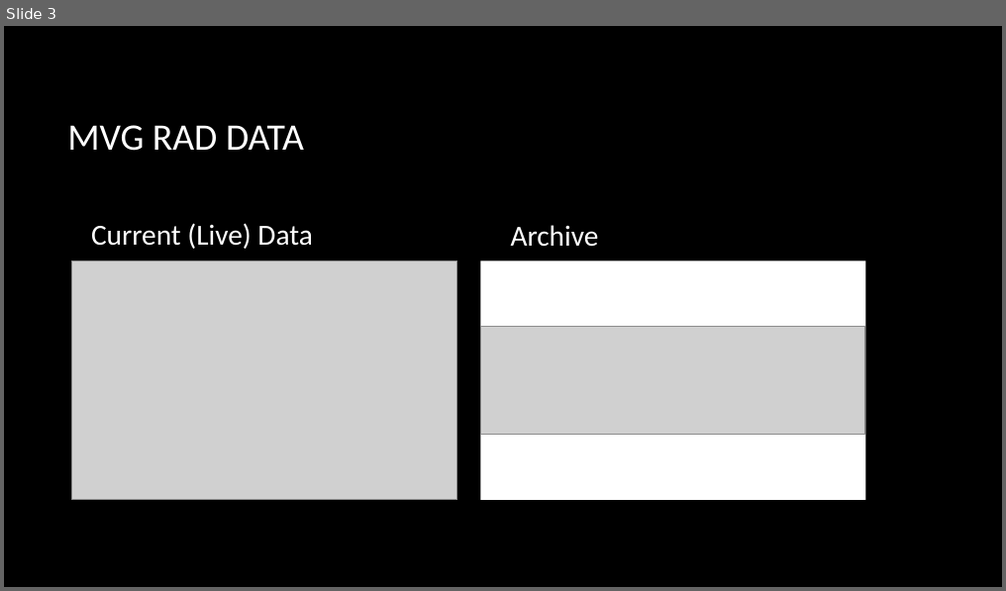
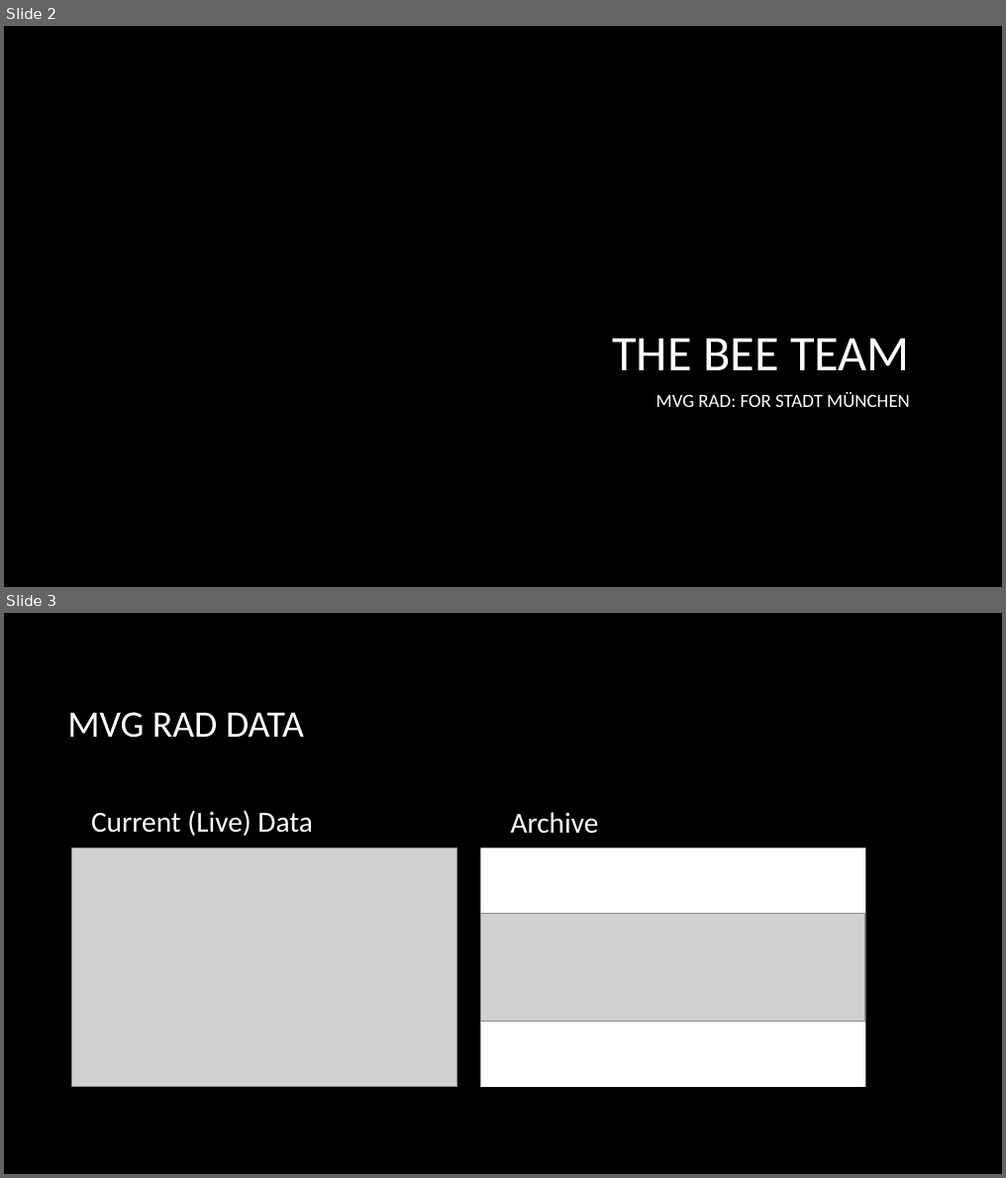
Before and after one commit to TheBeeTeam/presentation, a slide deck: presentation-mvg.pptx. Shown one above the other, each under a label of ours: slide 3 before the commit, slides 2 and 3 after it. The pictures are 1006x591 and 1006x1178 pixels, drawn with LibreOffice and Linux fonts; fonts in the diff are those of the drawing; grey boxes stand for pictures; background and template pictures are left out. Boxes give left, top, right and bottom in pixels: in the first picture for what was removed or moved away, otherwise in the second. Text is boxed around its words. In the diff, an @@ line names an element or a change of style, - is before the commit and + after.

Commit message:
Updated Title

```diff
--- a/presentation-mvg.pptx
+++ b/presentation-mvg.pptx
@@ slide 2 added at box(4, 26, 1002, 587), background picture (left out) @@
@@ title added at box(612, 338, 910, 371), 48 pt, text #FFFFFF @@
+THE BEE TEAM
@@ subtitle added at box(656, 392, 910, 407), 18 pt, text #FFFFFF @@
+MVG RAD: FOR STADT MÜNCHEN
```
Also in this commit, not shown: 1 slide removed.
